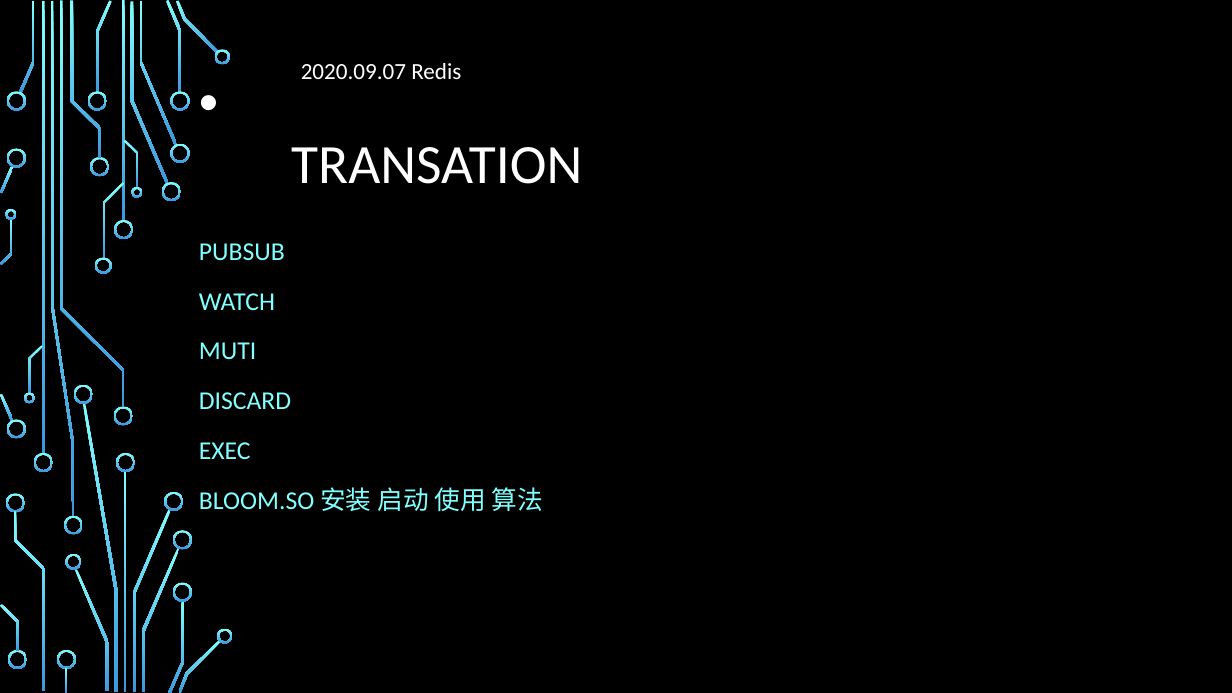
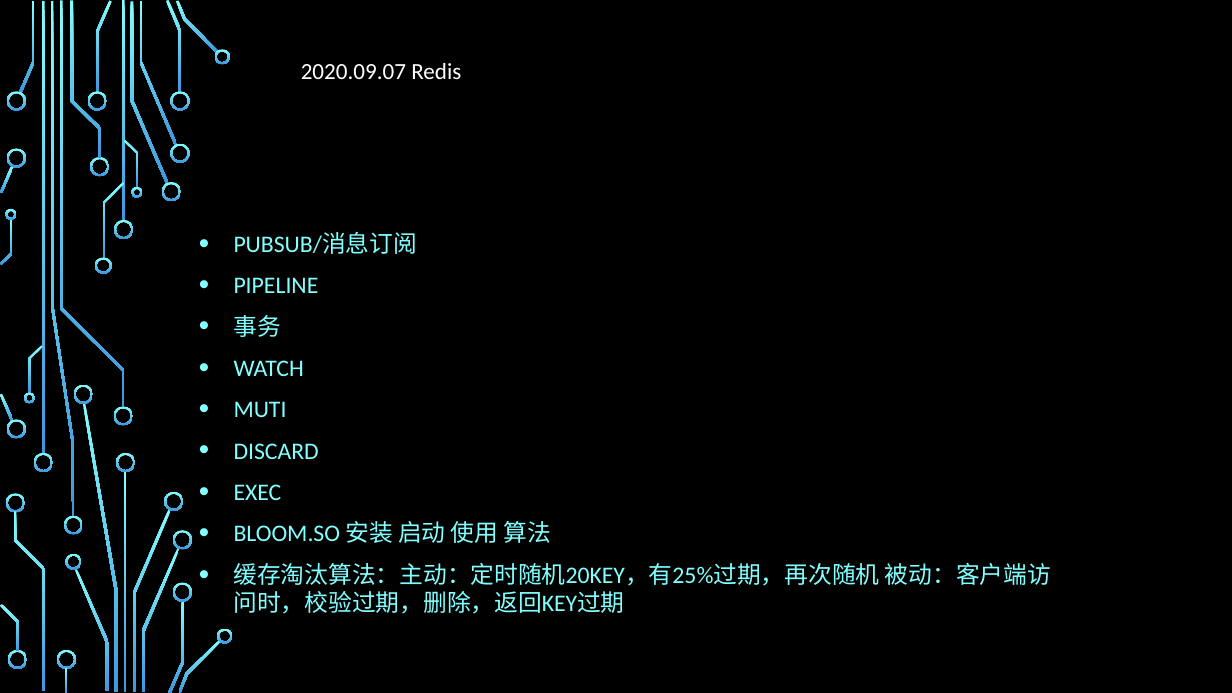
Before and after one commit to Liust/steps, a slide deck: slide 3 of ppt/2020年9月.pptx. Drawn at 1232x693 pixels with LibreOffice and Linux fonts; fonts in the diff are those of the drawing; background and template pictures are left out. Boxes give left, top, right and bottom in pixels: in the first picture for what was removed or moved away, otherwise in the second. Text is boxed around its words. In the diff, an @@ line names an element or a change of style, - is before the commit and + after.

Commit message:
ppt

```diff
--- a/ppt/2020年9月.pptx
+++ b/ppt/2020年9月.pptx
@@ title at [291, 147, 582, 184]: text changed; size 43.2 to 48 pt; text colour #FFFFFF to #000000 @@
-• TRANSATION
+• REDIS TRANSATION
@@ subtitle at [234, 232, 417, 337]: text changed; size 20 to 18.5 pt @@
-PUBSUB
+• PUBSUB/消息订阅
+• PIPELINE
+• 事务
@@ subtitle at [234, 360, 551, 543]: size 20 to 18.5 pt in "WATCH", "MUTI", "DISCARD", "EXEC" and 1 more places; bullet none to •; line spacing 1.2 to 1 @@
@@ subtitle at [234, 563, 1051, 614]: paragraph added @@
+• 缓存淘汰算法：主动：定时随机20KEY，有25%过期，再次随机 被动：客户端访问时，校验过期，删除，返回KEY过期
```
Also in this commit, not shown: 1 other slide changed.
